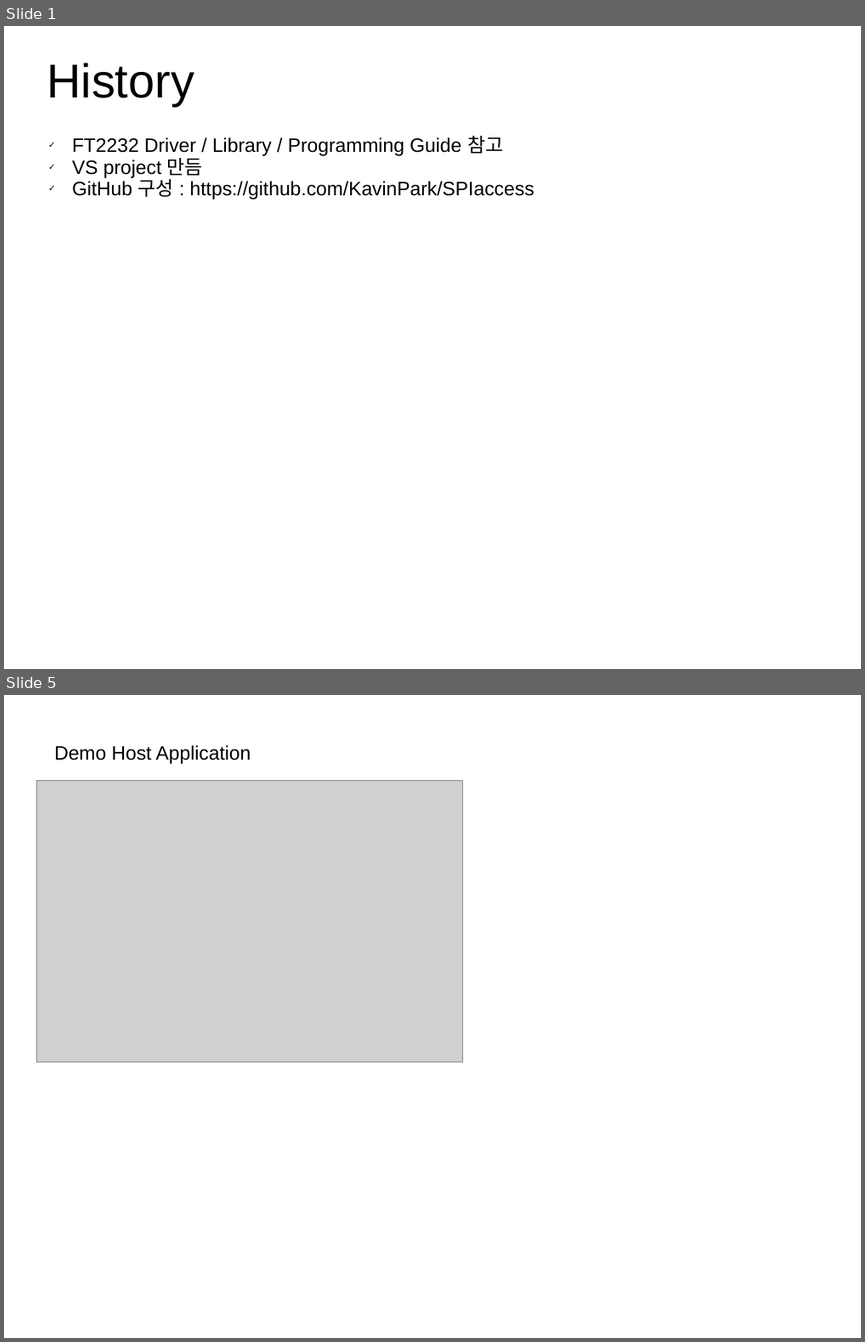
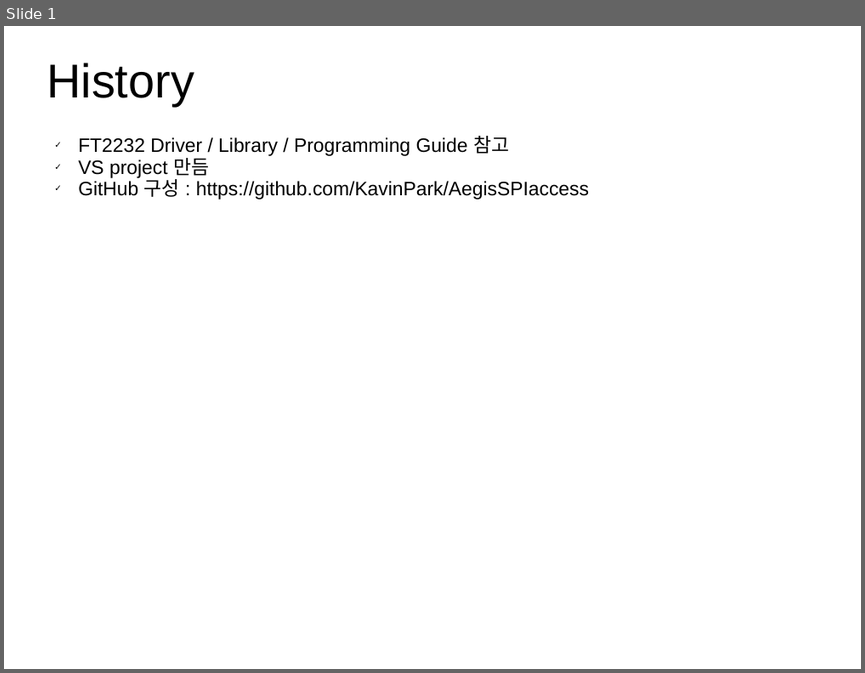
Before and after one commit to KavinPark/AegisSPIaccess, a slide deck: AegisSPI.ppt. Shown one above the other, each under a label of ours: slides 1 and 5 before the commit, slide 1 after it; the slides between them are not shown. The pictures are 865x1342 and 865x673 pixels, drawn with LibreOffice and Linux fonts; fonts in the diff are those of the drawing; grey boxes stand for pictures. Boxes give left, top, right and bottom in pixels: in the first picture for what was removed or moved away, otherwise in the second. Text is boxed around its words. In the diff, an @@ line names an element or a change of style, - is before the commit and + after.

```diff
--- a/AegisSPI.ppt
+++ b/AegisSPI.ppt
@@ slide 5 removed at <box>4,695,861,1338</box>, background #FFFFFF @@
@@ text removed at <box>54,745,251,764</box> @@
-Demo Host Application
@@ picture removed at <box>37,781,464,1062</box> @@
@@ slide 1 changed as well @@
@@ text "FT2232 Driver / Library / ...": place and size @@
-text "FT2232 Driver / Library / ..." at <box>72,136,534,199</box>
+text "FT2232 Driver / Library / ..." at <box>78,136,589,199</box>
@@ text at <box>78,179,589,199</box>: text changed @@
-✓ GitHub 구성 : https://github.com/KavinPark/SPIaccess
+✓ GitHub 구성 : https://github.com/KavinPark/AegisSPIaccess
```
Also in this commit, not shown: 1 slide added, 9 other slides removed.
